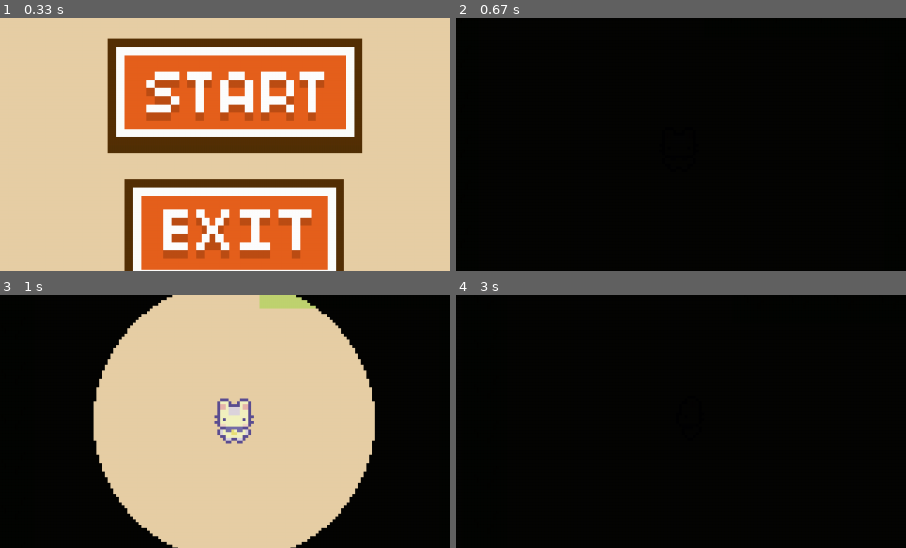
Above: before the commit, frames 1-4 (two rows, left to right).
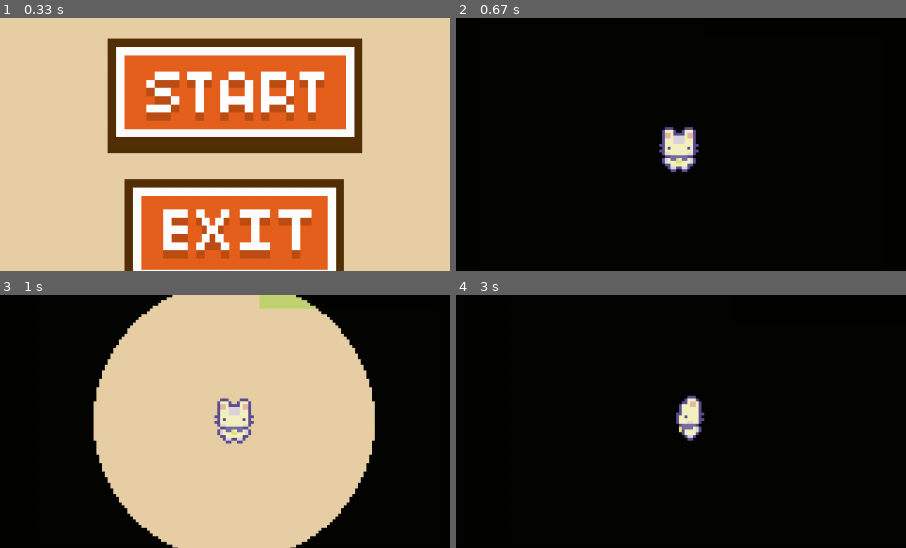
Above: after the commit, the same moments.

Repository: SushiOnToast/pygame-community-spring-jam-2025
Game: pygame game, started from code/main.py
Same seed, same stepped clock (60 frames per second), same inputs: the game is played once before the commit and once after it.
Inputs (mouse positions are % of the whole screen's width and height, from its top left):
- Up to frame 1 (0.33 s): no input
- Up to frame 2 (0.67 s): click (50, 40) at 0.38 s
- Up to frame 3 (1 s): tap Space at 0.67 s
- Up to frame 4 (3 s): tap W at 1 s; tap A at 1.33 s; hold Up 1.67-2.13 s; hold Down 2.17-2.63 s; hold Up from 2.67 s (still down)
The pictures show only the part of the screen within x 24-74%, y 25-75%; the shares and areas given below are measured in that part.

Frame 1 is identical in both runs. In frame 2, 1.2% of the frame differs, in the area x 45-54%, y 43-61%; in frame 3, nothing differs; in frame 4, 0.8%.

Commit message:
modify to draw player on top of overlay mask

Diff:
--- a/code/level.py
+++ b/code/level.py
@@ -29,18 +29,22 @@
         if col == 'p':
           self.player = Player((x, y), [self.visible_sprites], self.obstacle_sprites, self.cover_surf)
 
+  def draw_overlay(self):
+      self.cover_surf.fill('black')
+      self.cover_surf.set_colorkey(COLORKEY)
+
+      self.player.echolocation(self.visible_sprites.offset)
+
+      self.cover_surf.set_alpha(OVERLAY_TRANSPARENCY)
+
+      if TESTING_OVERLAY:
+        self.display_surface.blit(self.cover_surf, (0, 0))
+
   def render(self):
+    # separate player and background sprites
     self.visible_sprites.custom_draw(self.player)
-
-    self.cover_surf.fill('black')
-    self.cover_surf.set_colorkey(COLORKEY)
-
-    self.player.echolocation(self.visible_sprites.offset)
-
-    self.cover_surf.set_alpha(OVERLAY_TRANSPARENCY)
-
-    if TESTING_OVERLAY:
-      self.display_surface.blit(self.cover_surf, (0, 0))
+    self.draw_overlay()
+    self.visible_sprites.draw_player(self.player)
 
   def run(self):
     self.render()
@@ -60,16 +64,22 @@
         self.camera_speed = 0.1
 
     def custom_draw(self, player):
-        # Update camera target position
-        target_x = player.rect.centerx - self.half_width
-        target_y = player.rect.centery - self.half_height
-        self.camera_target = pygame.math.Vector2(target_x, target_y)
+      # Update camera target position
+      target_x = player.rect.centerx - self.half_width
+      target_y = player.rect.centery - self.half_height
+      self.camera_target = pygame.math.Vector2(target_x, target_y)
 
-        # Smoothly move camera to target (lerp)
-        self.offset.x += (self.camera_target.x - self.offset.x) * self.camera_speed
-        self.offset.y += (self.camera_target.y - self.offset.y) * self.camera_speed
+      # Smoothly move camera to target (lerp)
+      self.offset.x += (self.camera_target.x - self.offset.x) * self.camera_speed
+      self.offset.y += (self.camera_target.y - self.offset.y) * self.camera_speed
 
-        # Draw all sprites with smooth offset
-        for sprite in sorted(self.sprites(), key=lambda sprite: sprite.rect.centery):
-            offset_position = sprite.rect.topleft - self.offset
-            self.display_surface.blit(sprite.image, offset_position)
+      # Draw background sprites first
+      for sprite in sorted(self.sprites(), key=lambda sprite: sprite.rect.centery):
+          if not isinstance(sprite, Player):
+              offset_position = sprite.rect.topleft - self.offset
+              self.display_surface.blit(sprite.image, offset_position)
+
+    def draw_player(self, player):
+      # Draw player after overlay
+      offset_position = player.rect.topleft - self.offset
+      self.display_surface.blit(player.image, offset_position)
--- a/code/main.py
+++ b/code/main.py
@@ -1,8 +1,9 @@
 import pygame, sys
 from settings import *
 from level import Level
-import button
+from button import Button
 import player
+from support import *
 pygame.init()
 
 #screen
@@ -13,21 +14,13 @@
 # Font
 font = pygame.font.Font('../graphics/font/Minecraftia-Regular.ttf', 50)
 
-# Colors
-TEXT_COL = (255, 255, 255)
-
 # Load button images
 start_img = pygame.image.load("../graphics/button/start_btn.png").convert_alpha()
 exit_img = pygame.image.load("../graphics/button/exit_btn.png").convert_alpha()
 
 # Create button instances
-start_button = button.Button(456, 210, start_img, 1.3)
-exit_button = button.Button(480, 410, exit_img, 1.3)
-
-# Draw text function
-def draw_text(text, font, text_col, x, y):
-    img = font.render(text, True, text_col)
-    screen.blit(img, (x, y))
+start_button = Button(456, 210, start_img, 1.3)
+exit_button = Button(480, 410, exit_img, 1.3)
 
 #game varibales
 game_paused = False
@@ -82,7 +75,7 @@
 
         if not game.playing:
             # Draw menu
-            draw_text("Echospace", font, TEXT_COL, 465, 100)
+            draw_text(screen, "Echospace", font, TEXT_COLOR, 465, 100)
 
             if start_button.draw(screen):
                 game.playing = True
--- a/code/settings.py
+++ b/code/settings.py
@@ -12,6 +12,7 @@
 # colours
 BG_COLOR = "#e8cfa6"
 COLORKEY = "#00ff00"
+TEXT_COLOR = (255, 255, 255)
 
 # debug
 TESTING_OVERLAY = True
--- a/code/support.py
+++ b/code/support.py
@@ -1,6 +1,21 @@
 import pygame
 
+def draw_text(screen, text, font, text_col, x, y):
+    img = font.render(text, True, text_col)
+    screen.blit(img, (x, y))
+
 def import_character_sprites(sheet, frame_width, frame_height):
+    """
+    This function takes in a sprite sheet that has the following configuration:
+    - 4 rows with 4 different directions for sprites, if only one direction is needed, keep only one row
+    - in each row, the first frame is the idle, and the next 3 are the moving animation
+
+    Frame width is the width of the sheet surface divided by the number of sprites in each row, frame height is the height
+    of the sheet surface divided by the number of sprites in each column.
+
+    The function also crops each frame to perfectly fit the actual sprite.
+    """
+
     animations = {
         'down_idle': [], 'down': [],
         'up_idle': [], 'up': [],
